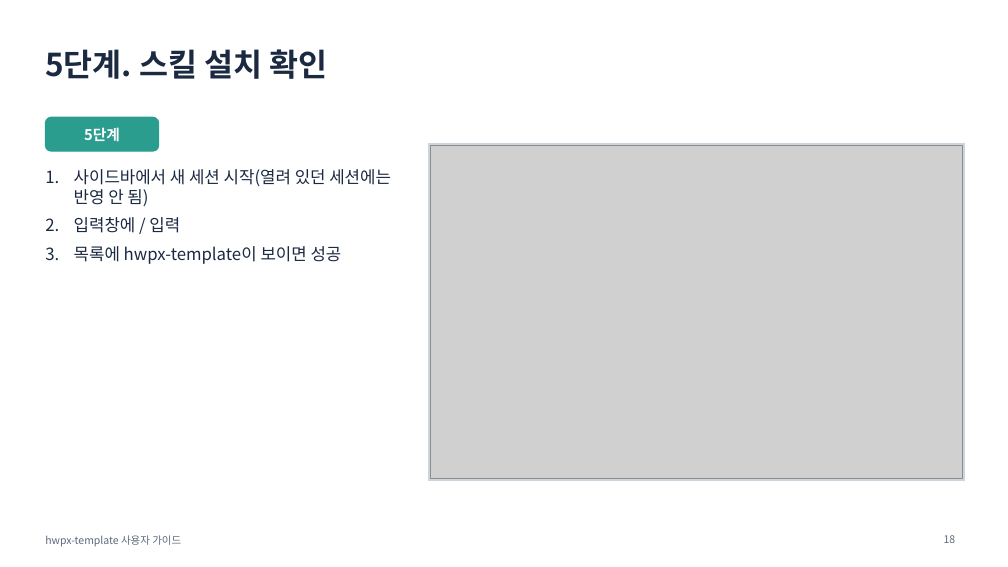
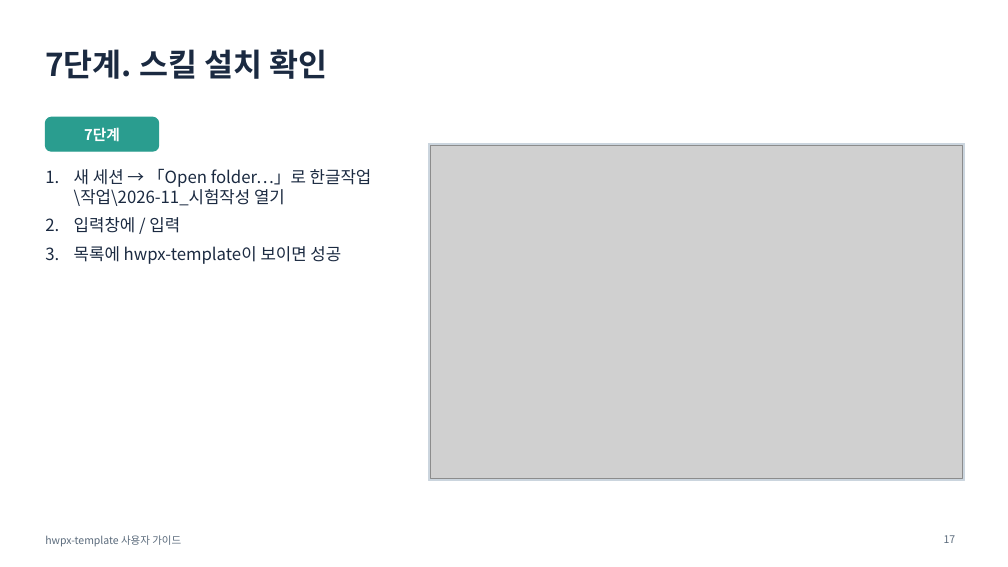
Before and after one commit to emilyJ7/hwpx-template-public, a slide deck: slide 17 of docs/사용자가이드.pptx (slide 18 before the commit). Drawn at 1008x567 pixels with LibreOffice and Linux fonts; fonts in the diff are those of the drawing; grey boxes stand for pictures. Boxes give left, top, right and bottom in pixels: in the first picture for what was removed or moved away, otherwise in the second. Text is boxed around its words. In the diff, an @@ line names an element or a change of style, - is before the commit and + after.

```diff
--- a/docs/사용자가이드.pptx
+++ b/docs/사용자가이드.pptx
@@ title at bbox=[45, 49, 327, 79]: text changed @@
-5단계. 스킬 설치 확인
+7단계. 스킬 설치 확인
@@ text at bbox=[84, 127, 120, 142]: text changed @@
-5단계
+7단계
@@ text at bbox=[74, 168, 372, 206]: text changed @@
-1. 사이드바에서 새 세션 시작(열려 있던 세션에는 반영 안 됨)
+1. 새 세션 → 「Open folder…」로 한글작업\작업\2026-11_시험작성 열기
@@ page number at bbox=[944, 535, 956, 543]: text changed @@
-18
+17
```
Also in this commit, not shown: 8 other slides changed, 2 slides added, 3 slides removed, 26 other files.
